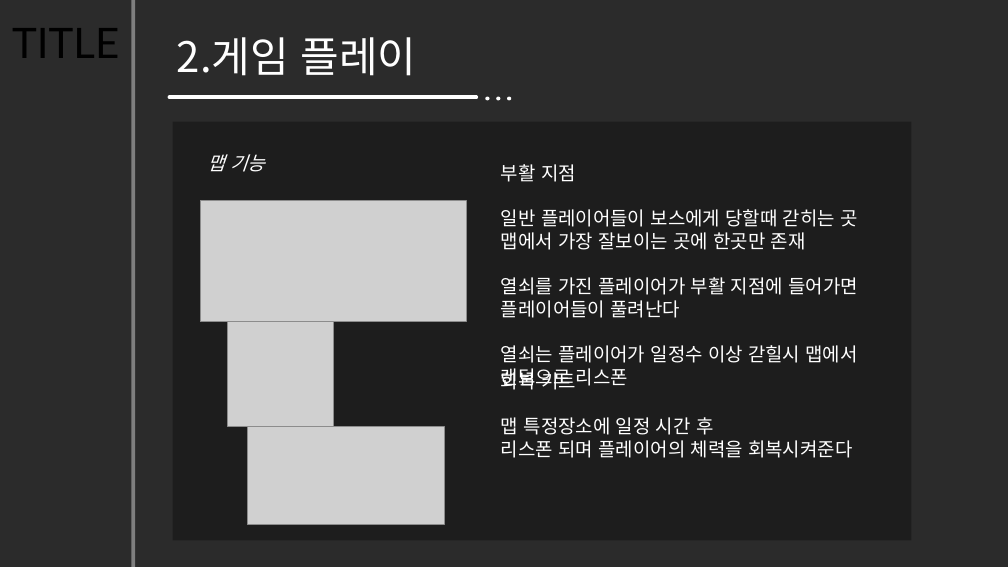
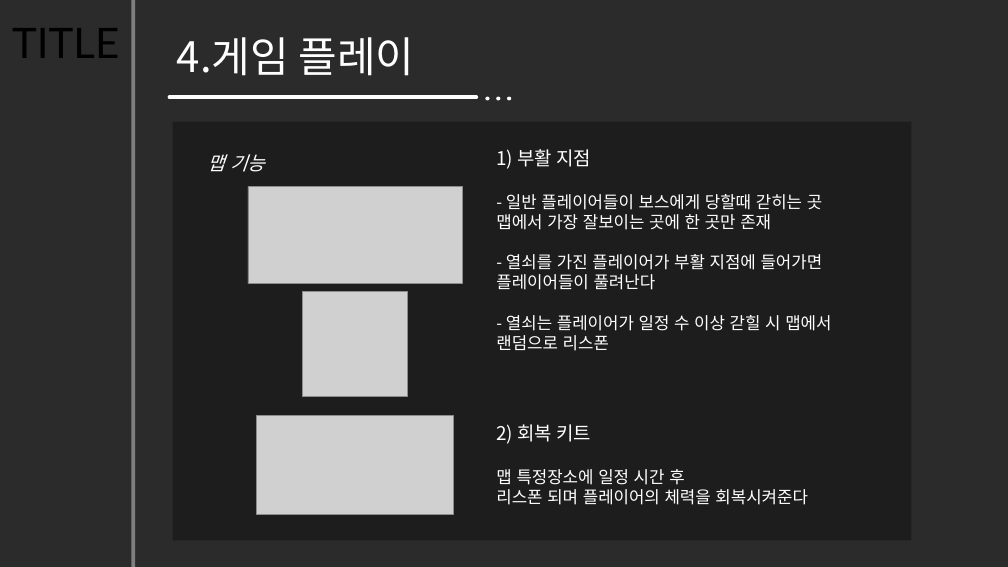
Before and after one commit to hajeongyeon/capstone_design, a slide deck: slide 8 of planning/2017.11.28(Week13).pptx (slide 9 before the commit). Drawn at 1008x567 pixels with LibreOffice and Linux fonts; fonts in the diff are those of the drawing; grey boxes stand for pictures; background and template pictures are left out; a plain dark background stands for a picture behind light text. Boxes give left, top, right and bottom in pixels: in the first picture for what was removed or moved away, otherwise in the second. Text is boxed around its words. In the diff, an @@ line names an element or a change of style, - is before the commit and + after.

Commit message:
게임 플레이 수정 및 일정 계획 추가

```diff
--- a/planning/2017.11.28(Week13).pptx
+++ b/planning/2017.11.28(Week13).pptx
@@ text at [177,37,414,76]: text changed @@
-2.게임 플레이
+4.게임 플레이
@@ text at [496,149,831,351]: text changed; size 18 to 16 pt @@
-부활 지점
-일반 플레이어들이 보스에게 당할때 갇히는 곳
-맵에서 가장 잘보이는 곳에 한곳만 존재
-열쇠를 가진 플레이어가 부활 지점에 들어가면 플레이어들이 풀려난다
-열쇠는 플레이어가 일정수 이상 갇힐시 맵에서 랜덤으로 리스폰
+1) 부활 지점
+- 일반 플레이어들이 보스에게 당할때 갇히는 곳
+맵에서 가장 잘보이는 곳에 한 곳만 존재
+- 열쇠를 가진 플레이어가 부활 지점에 들어가면 플레이어들이 풀려난다
+- 열쇠는 플레이어가 일정 수 이상 갇힐 시 맵에서 랜덤으로 리스폰
@@ picture: place and size @@
-picture at [200,200,467,321]
+picture at [248,187,463,284]
@@ picture: place and size @@
-picture at [228,321,333,426]
+picture at [302,291,408,396]
@@ picture: place and size @@
-picture at [247,426,444,525]
+picture at [257,416,454,514]
@@ text "2) 회복 키트": place and size @@
-text "2) 회복 키트" at [501,368,852,458]
+text "2) 회복 키트" at [496,424,807,505]
@@ text at [496,424,592,444]: text changed @@
-회복 키트
+2) 회복 키트
@@ text at [496,469,807,505]: size 18 to 16 pt in "맵 특정장소에 일정 시간 후", "리스폰 되며 플레이어의 체력을 회복시켜준다" @@
```
Also in this commit, not shown: 5 other slides changed, 3 slides removed.
